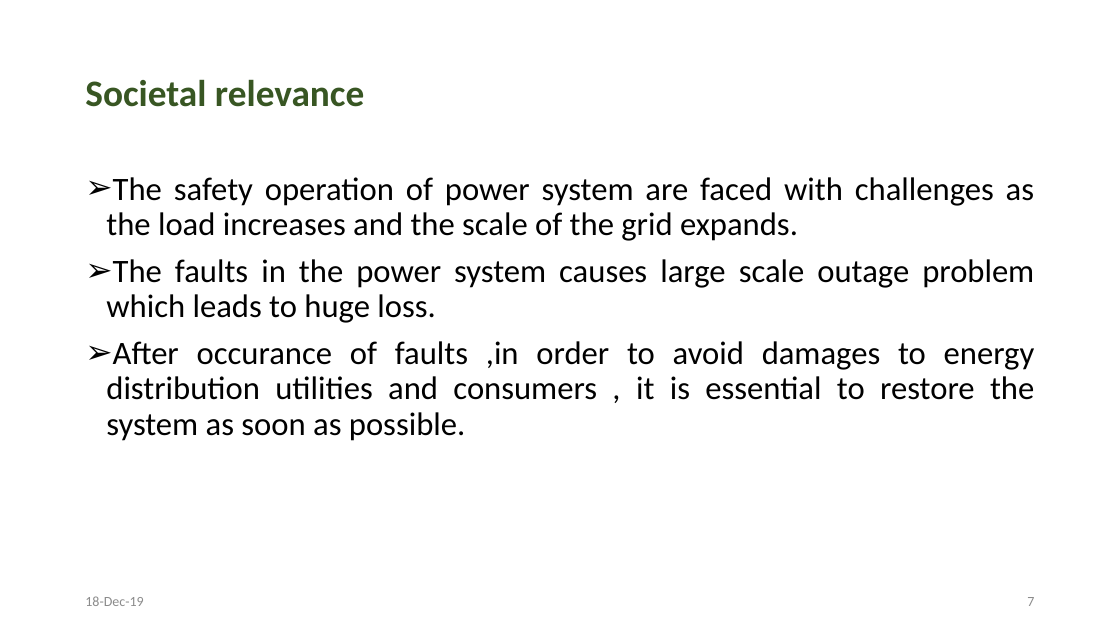
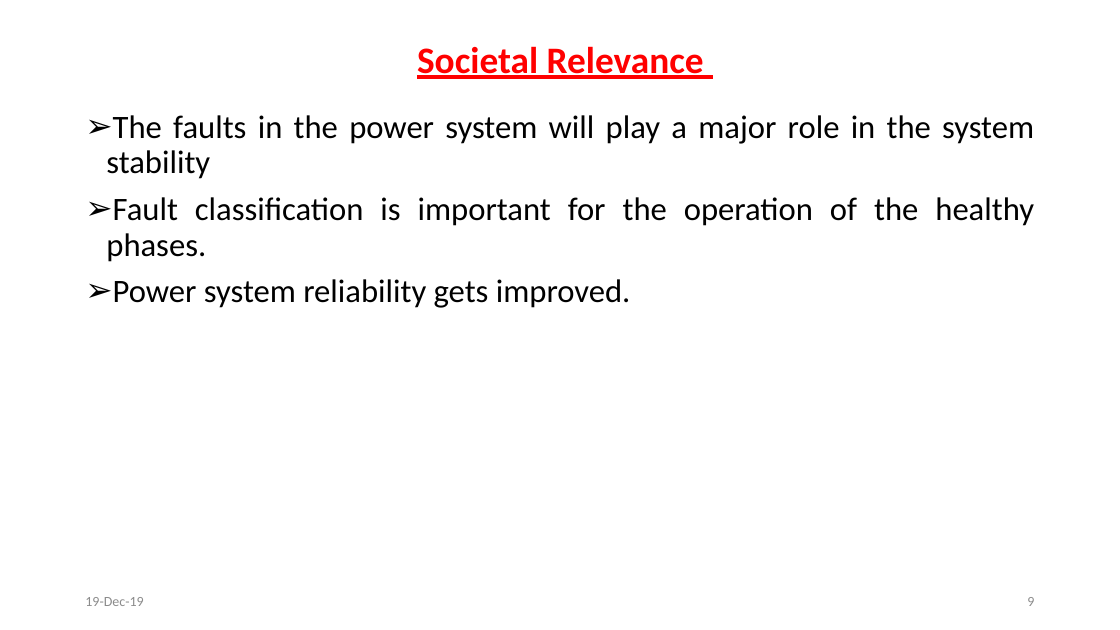
Before and after one commit to svec-final-year-project-eee/Project, a slide deck: slide 9 of First Review/First Oral Presentation.pptx (slide 7 before the commit). Drawn at 1120x630 pixels with LibreOffice and Linux fonts; fonts in the diff are those of the drawing. Boxes give left, top, right and bottom in pixels: in the first picture for what was removed or moved away, otherwise in the second. Text is boxed around its words. In the diff, an @@ line names an element or a change of style, - is before the commit and + after.

```diff
--- a/First Review/First Oral Presentation.pptx
+++ b/First Review/First Oral Presentation.pptx
@@ text "Societal Relevance" at (417, 46, 704, 79): vertical alignment middle to top @@
@@ text at (417, 46, 704, 79): text changed; text colour #385723 to #FF0000 @@
-Societal relevance
+Societal Relevance
@@ text at (106, 115, 1034, 308): text changed @@
-➢ The safety operation of power system are faced with challenges as the load increases and the scale of the grid expands.
-➢ The faults in the power system causes large scale outage problem which leads to huge loss.
-➢ After occurance of faults ,in order to avoid damages to energy distribution utilities and consumers , it is essential to restore the system as soon as possible.
+➢ The faults in the power system will play a major role in the system stability
+➢ Fault classification is important for the operation of the healthy phases.
+➢ Power system reliability gets improved.
@@ text at (85, 597, 143, 606): text changed @@
-18-Dec-19
+19-Dec-19
@@ page number at (1027, 597, 1034, 606): text changed @@
-7
+9
```
Also in this commit, not shown: 9 other slides changed, 2 slides added, 1 other file.
